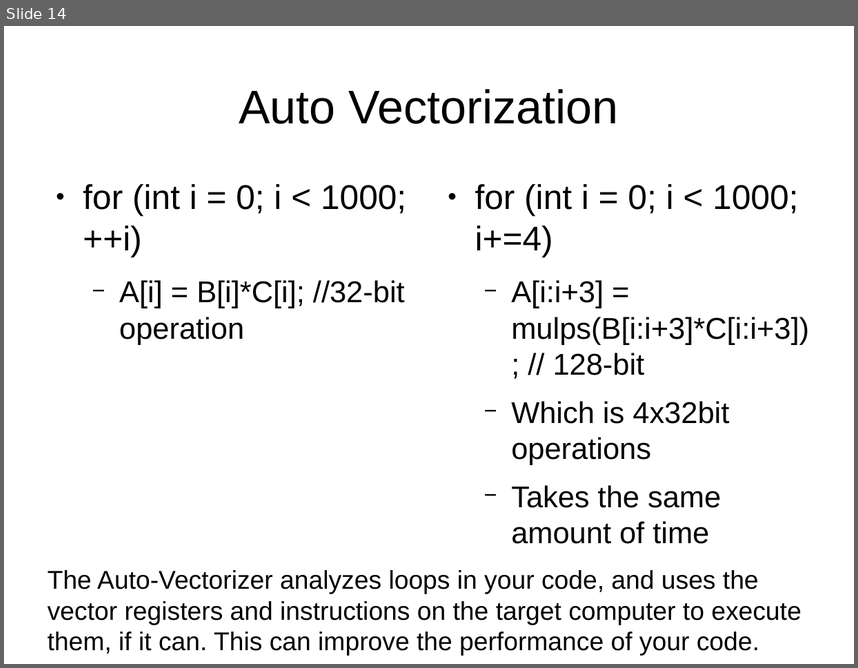
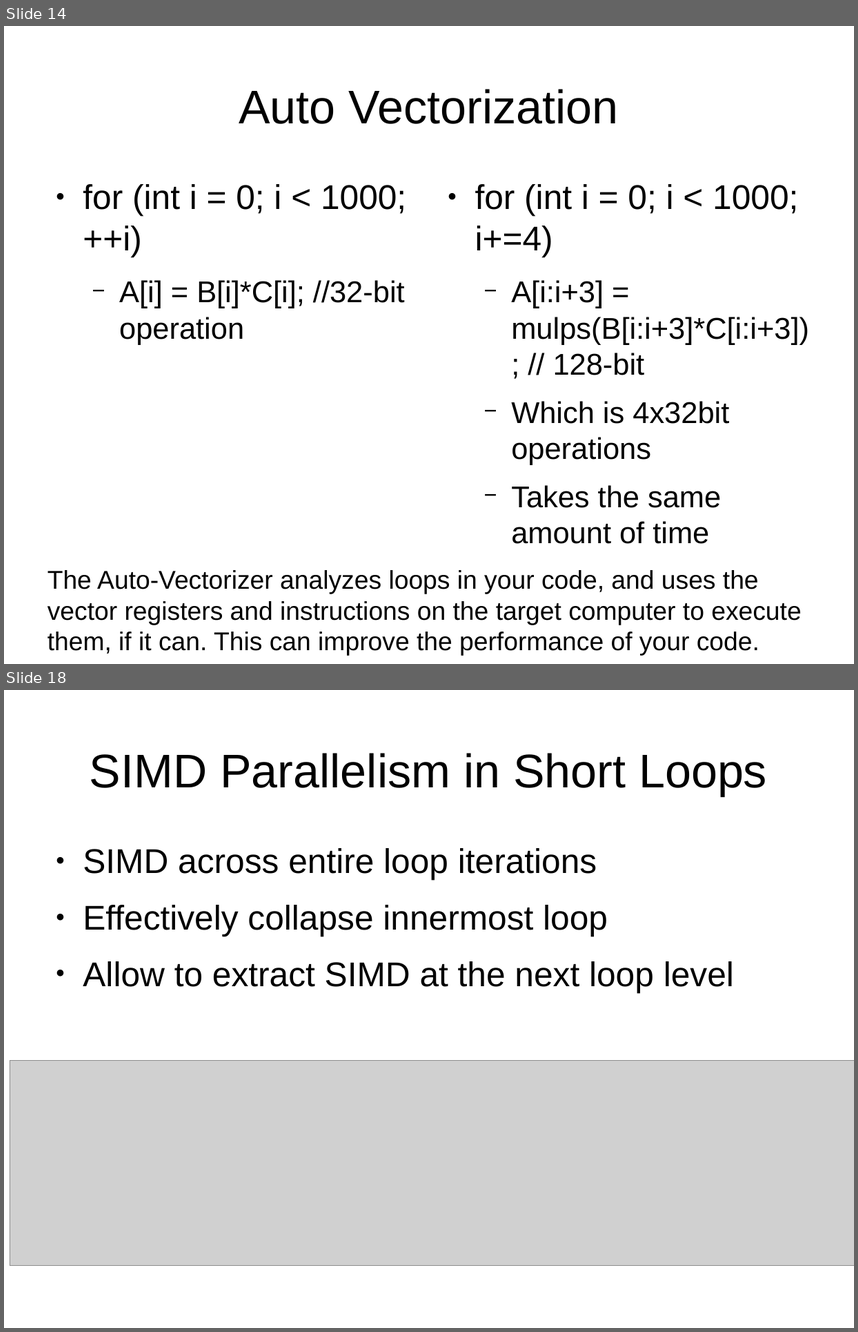
Before and after one commit to kks32/cpp-software-development, a slide deck: Ex14_Memory_Models_Compiler_Optimisation/Ex14_Memory_Models_Compiler_Optimisation.odp. Shown one above the other, each under a label of ours: slide 14 before the commit, slides 14 and 18 after it; the slides between them are not shown. The pictures are 858x668 and 858x1332 pixels, drawn with LibreOffice and Linux fonts; fonts in the diff are those of the drawing; grey boxes stand for pictures. Boxes give left, top, right and bottom in pixels: in the first picture for what was removed or moved away, otherwise in the second. Text is boxed around its words. In the diff, an @@ line names an element or a change of style, - is before the commit and + after.

```diff
--- a/Ex14_Memory_Models_Compiler_Optimisation/Ex14_Memory_Models_Compiler_Optimisation.odp
+++ b/Ex14_Memory_Models_Compiler_Optimisation/Ex14_Memory_Models_Compiler_Optimisation.odp
@@ slide 18 added at [4,690,854,1328], background #FFFFFF @@
@@ title added at [90,753,767,796], 44 pt, text #000000 @@
+SIMD Parallelism in Short Loops
@@ text added at [83,848,734,992], 32 pt, text #000000 @@
+● SIMD across entire loop iterations
+● Effectively collapse innermost loop
+● Allow to extract SIMD at the next loop level
@@ picture added at [10,1061,854,1265] @@
```
Also in this commit, not shown: 2 slides changed, 3 other slides added, 9 other files.
